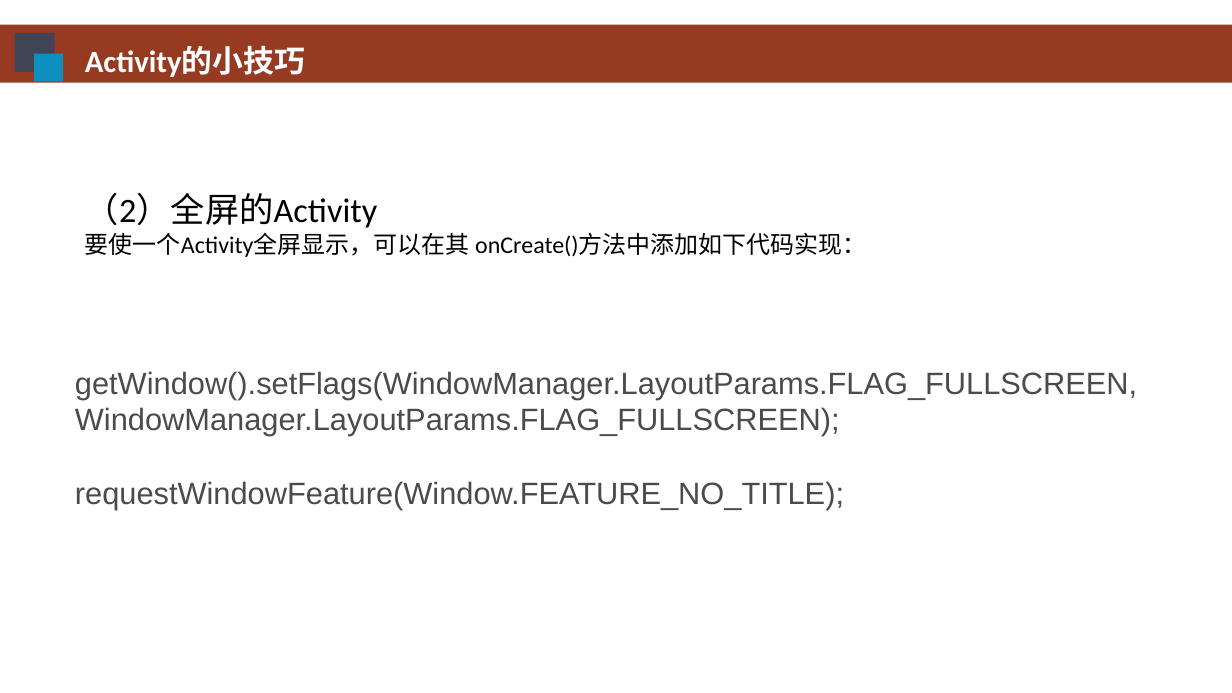
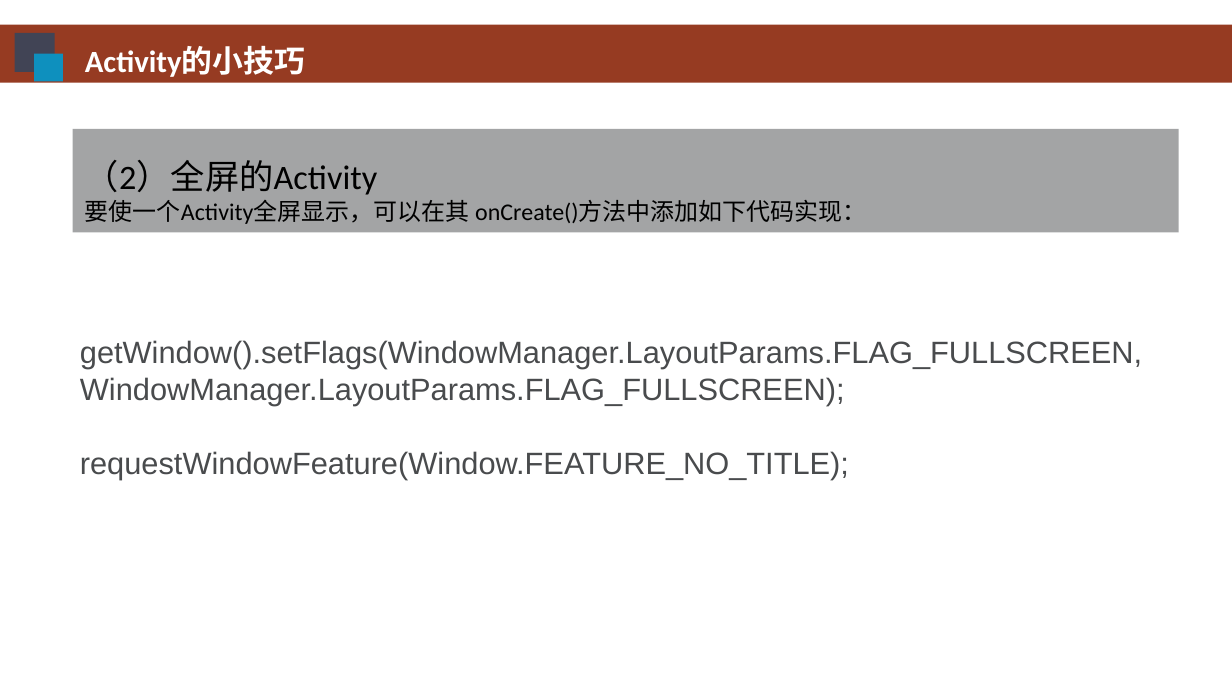
Before and after one commit to HBU/Android-PPT, a slide deck: slide 26 of 04.0 -- 活动-意图-- 第04章.pptx (slide 37 before the commit). Drawn at 1232x693 pixels with LibreOffice and Linux fonts; fonts in the diff are those of the drawing; background and template pictures are left out. Boxes give left, top, right and bottom in pixels: in the first picture for what was removed or moved away, otherwise in the second. Text is boxed around its words. In the diff, an @@ line names an element or a change of style, - is before the commit and + after.

```diff
--- a/04.0 -- 活动-意图-- 第04章.pptx
+++ b/04.0 -- 活动-意图-- 第04章.pptx
@@ rectangle "（2）全屏的Activity": place and size @@
-rectangle "（2）全屏的Activity" at (85, 193, 867, 257)
+rectangle "（2）全屏的Activity" at (73, 129, 1179, 233)
@@ rectangle "（2）全屏的Activity" at (73, 129, 1179, 233): fill none to #494B4D at 50% opacity @@
@@ text "getWindow().setFlags(WindowManager.LayoutParams.FLAG_FULLSCR ...": place and size @@
-text "getWindow().setFlags(WindowManager.LayoutParams.FLAG_FULLSCR ..." at (75, 371, 1137, 510)
+text "getWindow().setFlags(WindowManager.LayoutParams.FLAG_FULLSCR ..." at (80, 340, 1142, 480)
```
Also in this commit, not shown: 19 other slides changed, 4 slides added, 15 slides removed, 3 other files.
